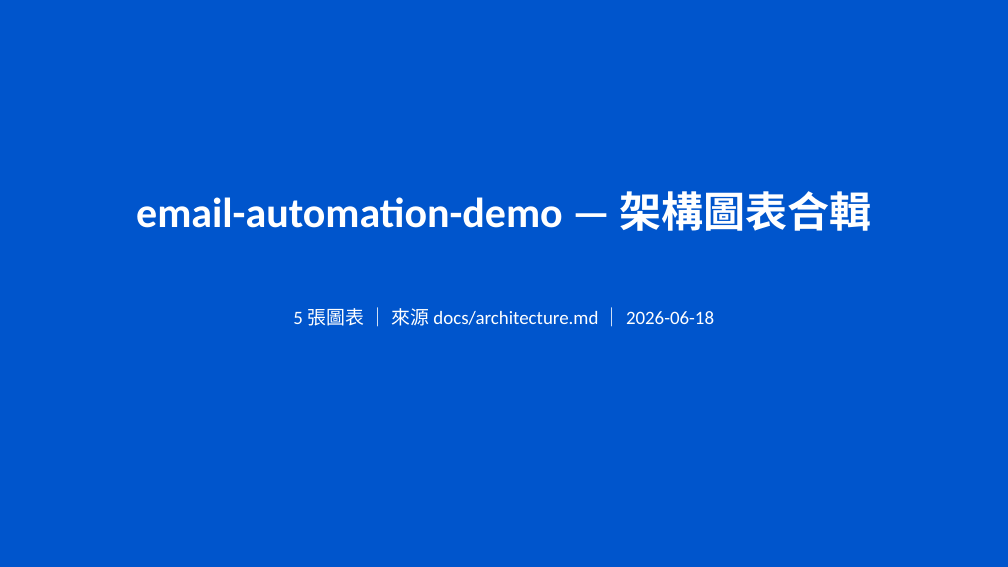
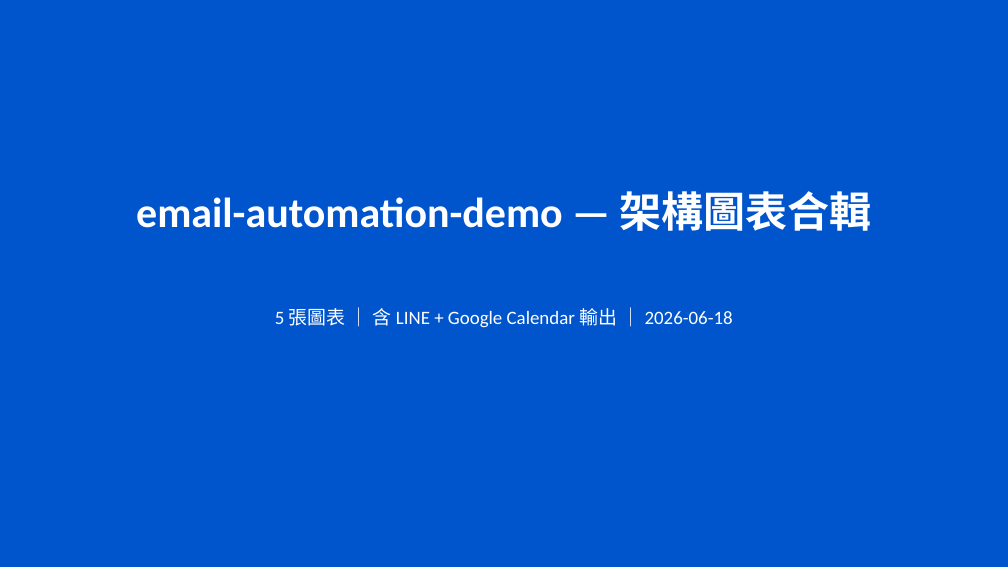
Before and after one commit to chenghyang2001/email-automation-demo, a slide deck: slide 1 of mermaid/20260618-email-automation/email-automation-demo-架構圖表合輯.pptx. Drawn at 1008x567 pixels with LibreOffice and Linux fonts; fonts in the diff are those of the drawing. Boxes give left, top, right and bottom in pixels: in the first picture for what was removed or moved away, otherwise in the second. Text is boxed around its words. In the diff, an @@ line names an element or a change of style, - is before the commit and + after.

```diff
--- a/mermaid/20260618-email-automation/email-automation-demo-架構圖表合輯.pptx
+++ b/mermaid/20260618-email-automation/email-automation-demo-架構圖表合輯.pptx
@@ text at box(275, 308, 733, 328): text changed @@
-5 張圖表 ｜ 來源 docs/architecture.md ｜ 2026-06-18
+5 張圖表 ｜ 含 LINE + Google Calendar 輸出 ｜ 2026-06-18
```
Also in this commit, not shown: 5 other slides changed, 12 other files.
